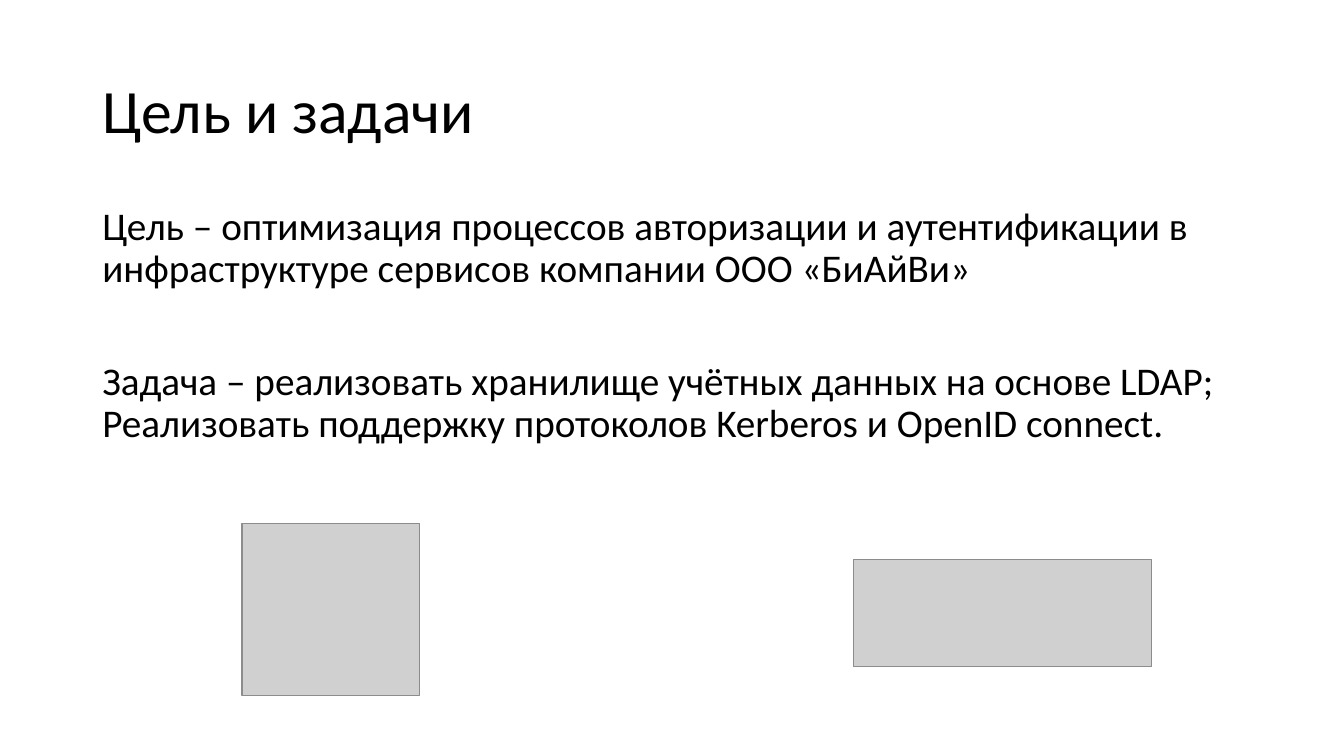
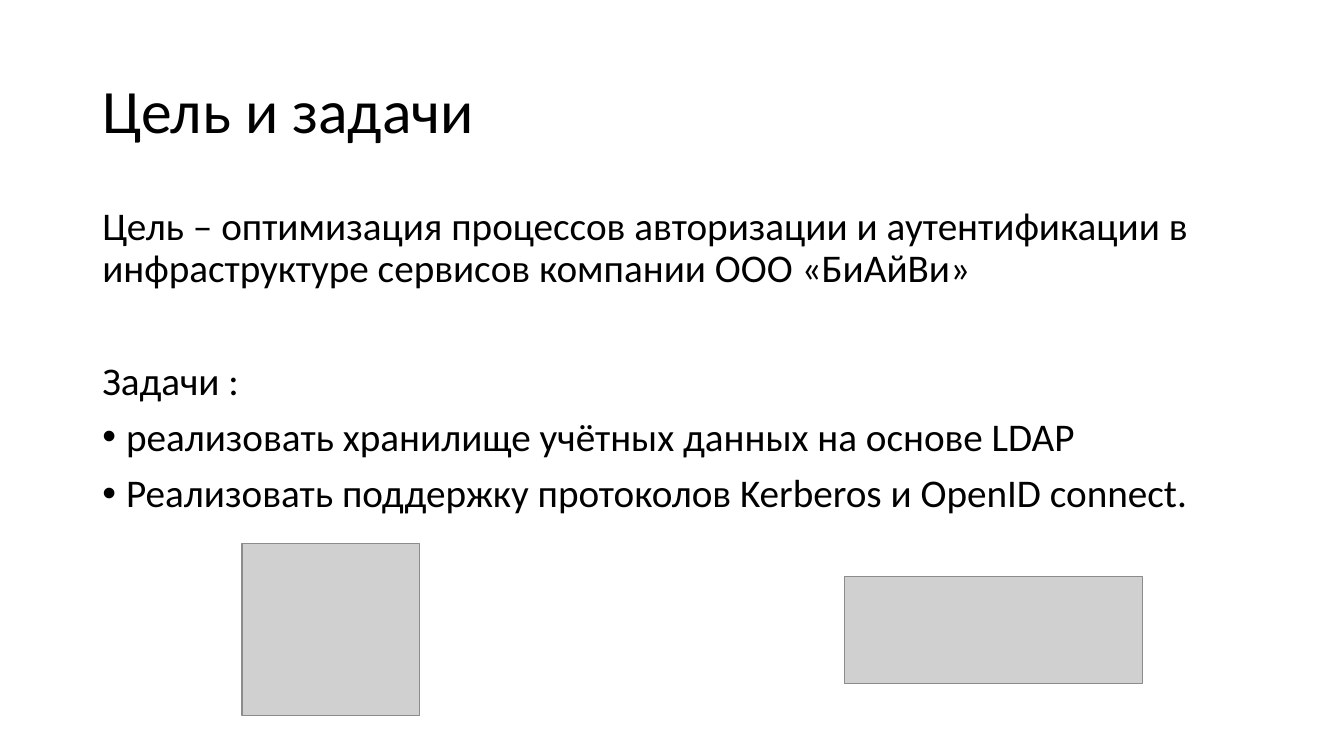
Before and after one commit to KozinOleg97/diplom, a slide deck: slide 3 of Vkr_p2.ppt. Drawn at 1344x756 pixels with LibreOffice and Linux fonts; fonts in the diff are those of the drawing; grey boxes stand for pictures. Boxes give left, top, right and bottom in pixels: in the first picture for what was removed or moved away, otherwise in the second. Text is boxed around its words. In the diff, an @@ line names an element or a change of style, - is before the commit and + after.

Commit message:
!1

```diff
--- a/Vkr_p2.ppt
+++ b/Vkr_p2.ppt
@@ text at box(102, 369, 1187, 514): text changed @@
-Задача – реализовать хранилище учётных данных на основе LDAP; Реализовать поддержку протоколов Kerberos и OpenID connect.
+Задачи :
+• реализовать хранилище учётных данных на основе LDAP
+• Реализовать поддержку протоколов Kerberos и OpenID connect.
@@ picture: place and size @@
-picture at box(242, 523, 419, 695)
+picture at box(242, 543, 419, 715)
@@ picture: place and size @@
-picture at box(853, 559, 1152, 666)
+picture at box(844, 576, 1143, 683)
```
Also in this commit, not shown: 4 other slides changed, 1 slide added, 1 slide removed.
